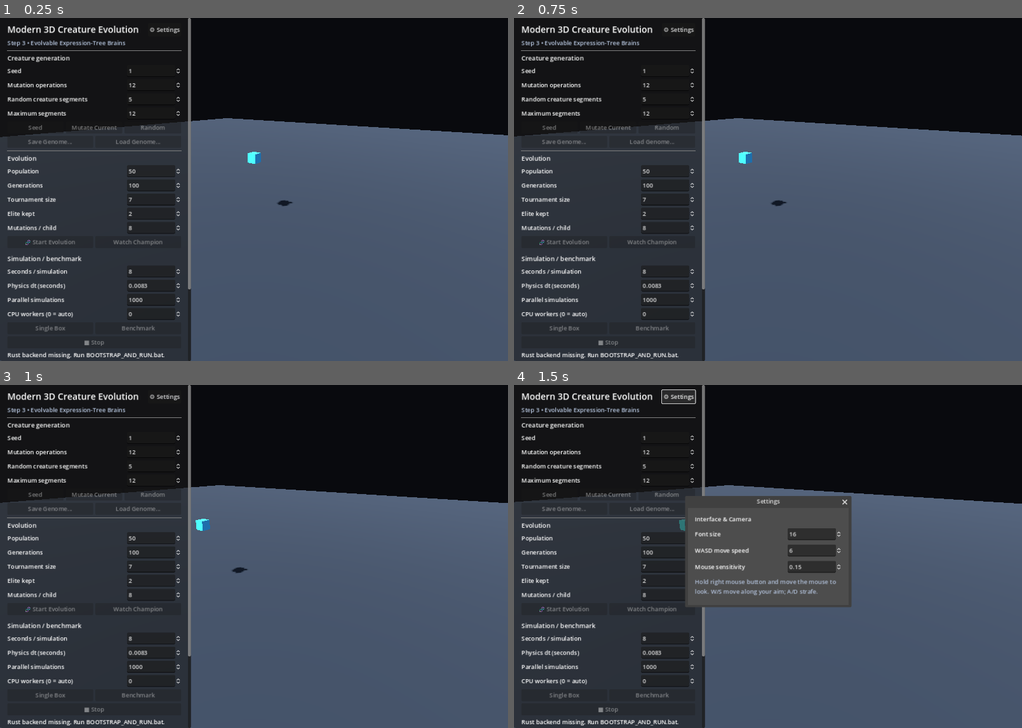
Above: before the commit, frames 1-4 (two rows, left to right).
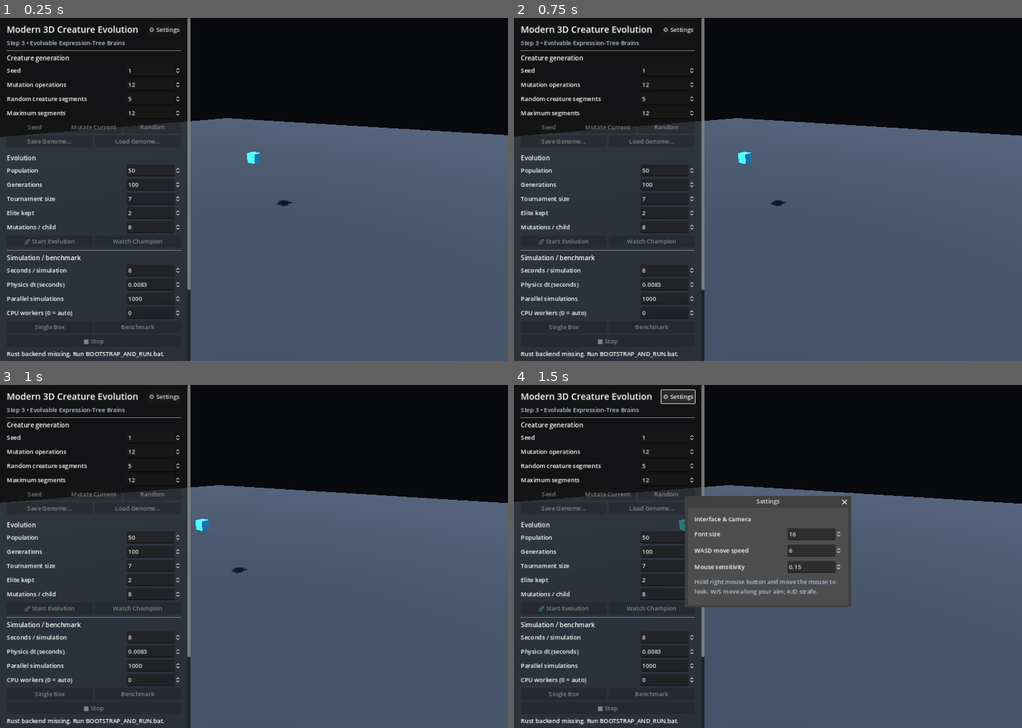
Above: after the commit, the same moments.

Repository: Quest79/Modern-3D-Creature-Evolution
Game: Godot game, scene res://main.tscn
The game is run twice, just before and just after one commit, with the same random seed, the same clock (stepped at 60 frames per second) and the same inputs.
Inputs (mouse positions are in pixels of both pictures, inside the frame that each line leads up to):
- Up to frame 1 (0.25 s): no input
- Up to frame 2 (0.75 s): tap Enter at 0.5 s; move the mouse to (879, 172) at 0.52 s; hold D from 0.53 s (still down); click (879, 172) at 0.67 s
- Up to frame 3 (1 s): keep holding D
- Up to frame 4 (1.5 s): release D at 1.25 s; click "⚙ Settings" at 1.25 s

The runs differ from the first frame. In frame 1, 3.8% of the frame differs, in the area x 0-98%, y 0-100%; in frame 2, 3.8%; in frame 3, 3.8%; in frame 4, 4.1%, in the area x 0-99%, y 0-100%.

Commit message:
Remove letterboxing and expand UI to full window

Diff:
--- a/apps/godot/project.godot
+++ b/apps/godot/project.godot
@@ -15,6 +15,7 @@
 window/size/window_height_override=920
 window/size/resizable=true
 window/stretch/mode="canvas_items"
+window/stretch/aspect="expand"
 
 [rendering]
 
